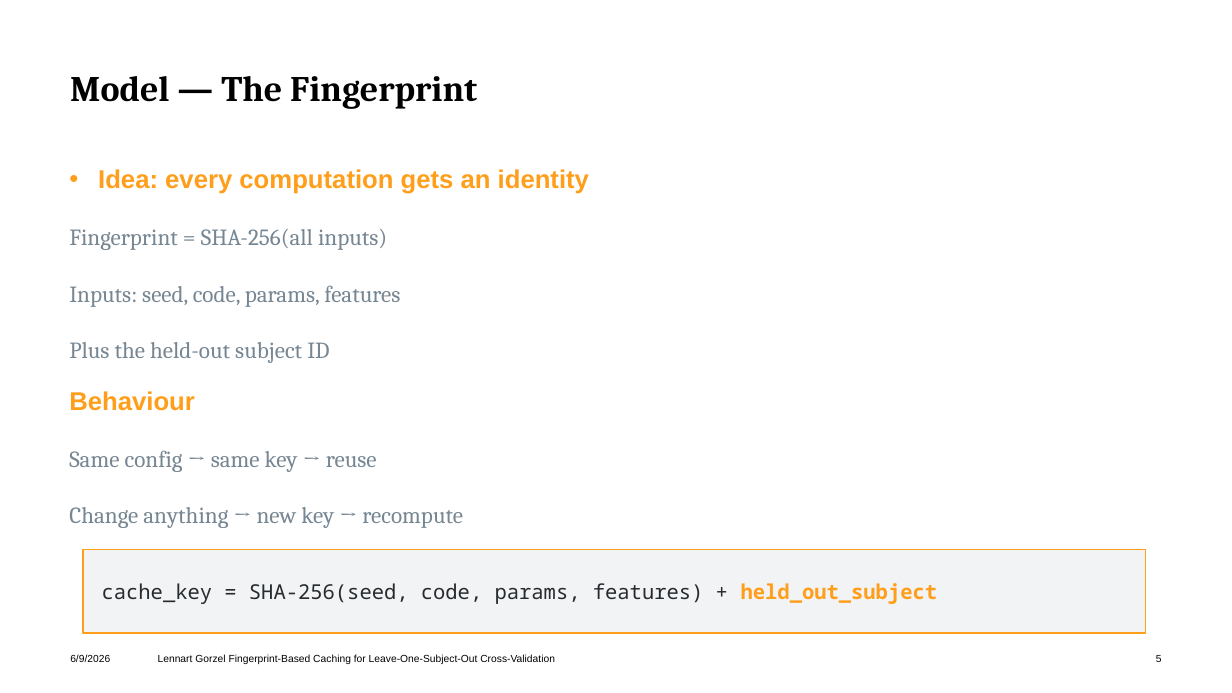
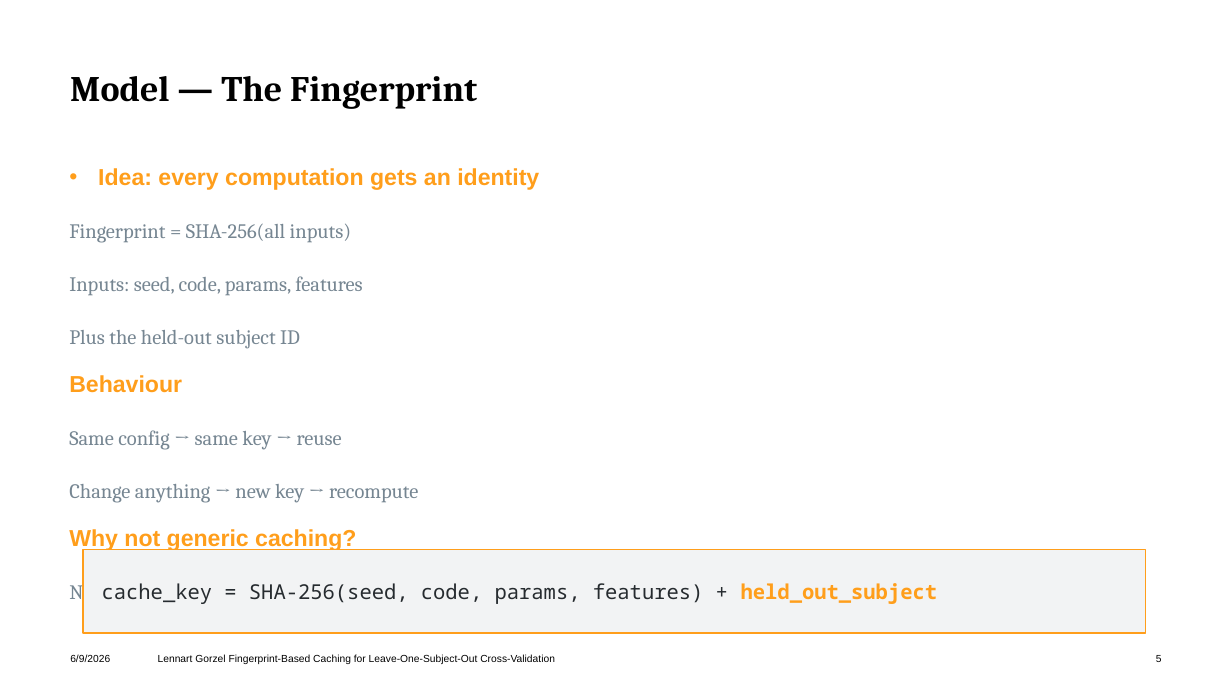
Before and after one commit to Horsti95/BachlorThesis, a slide deck: slide 5 of thesis/presentation/Thesis_Presentation_Gorzel.pptx. Drawn at 1232x693 pixels with LibreOffice and Linux fonts; fonts in the diff are those of the drawing; background and template pictures are left out. Boxes give left, top, right and bottom in pixels: in the first picture for what was removed or moved away, otherwise in the second. Text is boxed around its words. In the diff, an @@ line names an element or a change of style, - is before the commit and + after.

```diff
--- a/thesis/presentation/Thesis_Presentation_Gorzel.pptx
+++ b/thesis/presentation/Thesis_Presentation_Gorzel.pptx
@@ text at <box>69,168,539,503</box>: size 20 to 18 pt in "Idea: every computation gets an identity", "Behaviour"; size 18 to 16 pt in "Fingerprint = SHA-256(all inputs)", "Inputs: seed, code, params, features", "Plus the held-out subject ID", "Same config → same key → reuse" and 1 more places @@
@@ text at <box>69,529,441,605</box>: paragraphs added @@
+Why not generic caching?
+  No fold identity → wrong-subject hit is silent
```
Also in this commit, not shown: 3 other slides changed, 1 other file.
